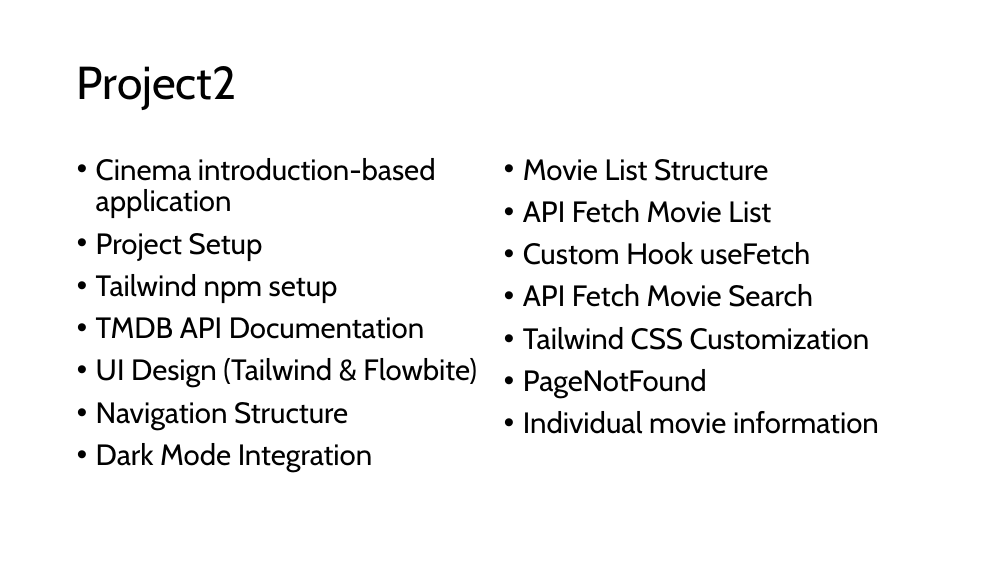
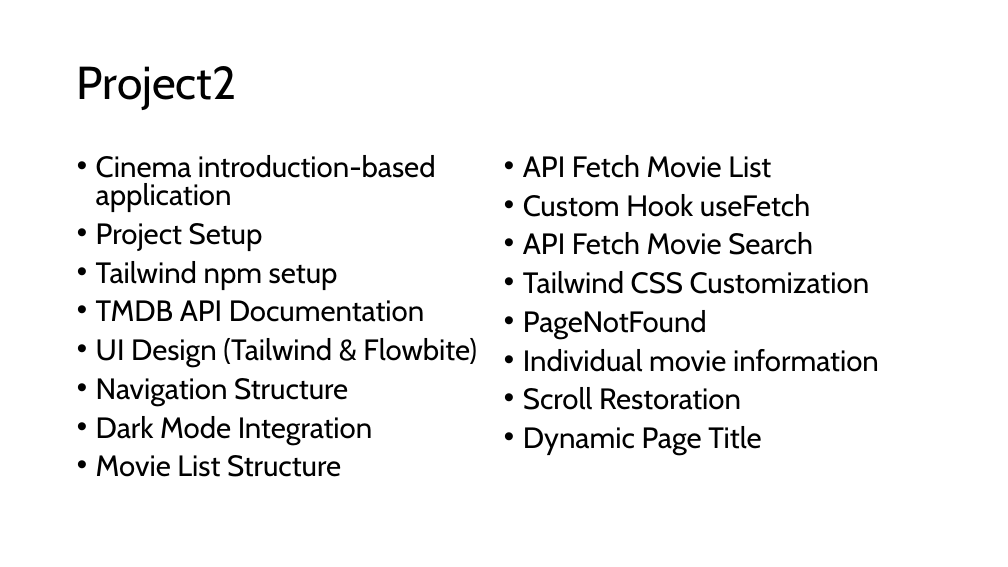
Before and after one commit to PiyushChaturvedii/Batch05, a slide deck: slide 14 of react/react.pptx. Drawn at 1008x567 pixels with LibreOffice and Linux fonts; fonts in the diff are those of the drawing. Boxes give left, top, right and bottom in pixels: in the first picture for what was removed or moved away, otherwise in the second. Text is boxed around its words. In the diff, an @@ line names an element or a change of style, - is before the commit and + after.

```diff
--- a/react/react.pptx
+++ b/react/react.pptx
@@ text at <box>96,155,879,477</box>: line spacing 0.9 to 0.8 @@
@@ text at <box>523,387,761,455</box>: paragraphs added @@
+• Scroll Restoration
+• Dynamic Page Title
```
Also in this commit, not shown: 12 other files.
